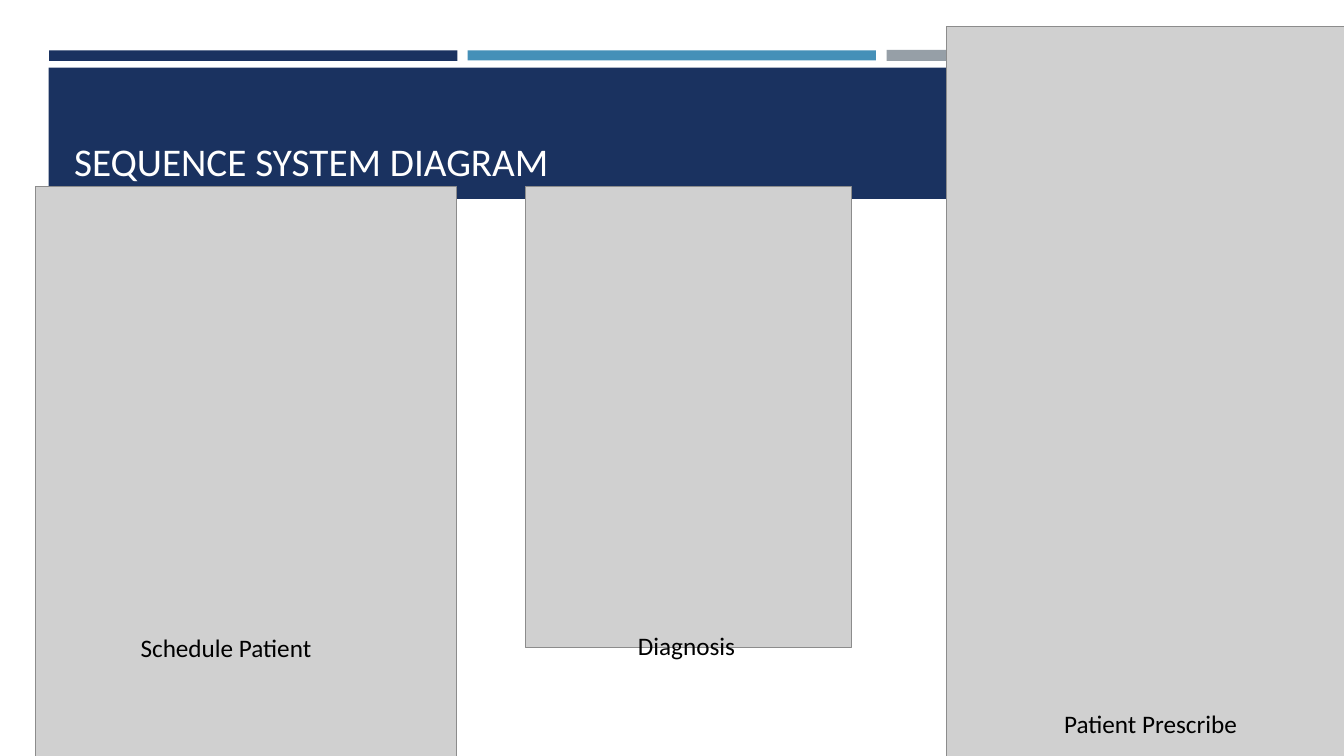
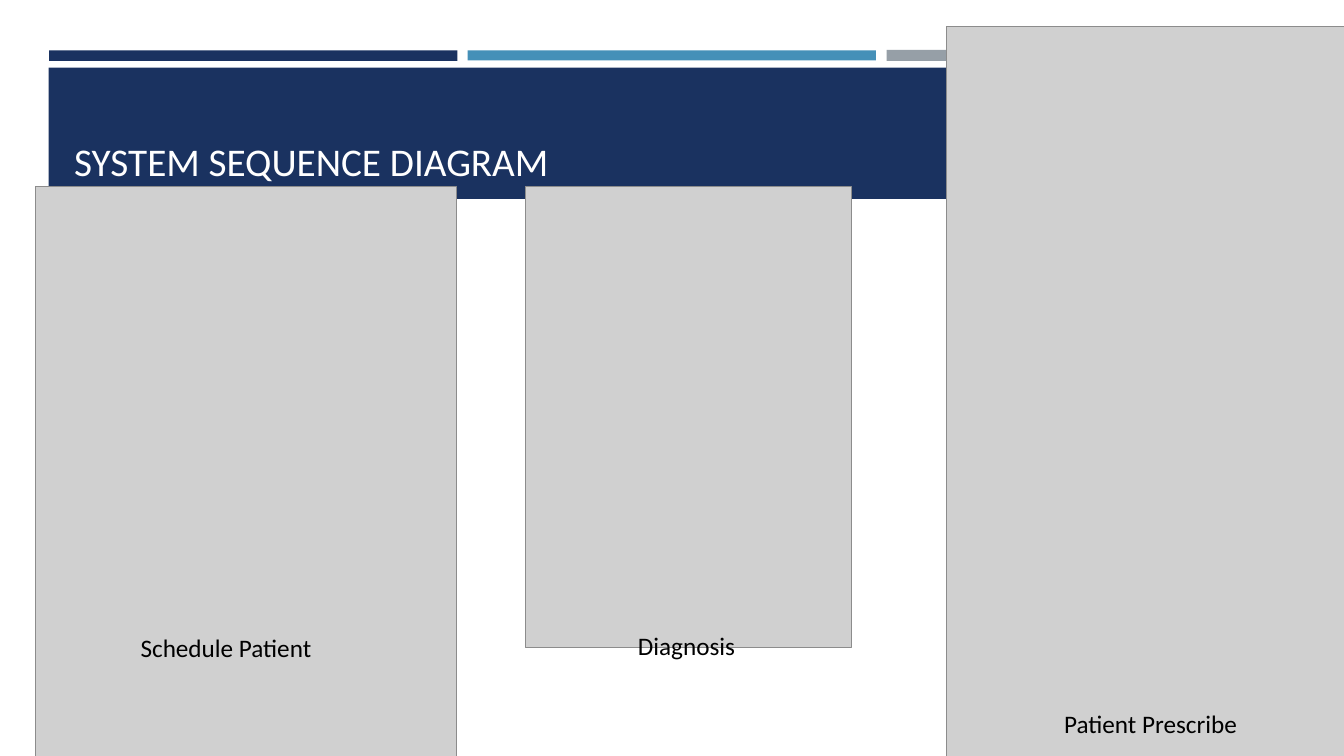
Before and after one commit to shenoisam/Software1, a slide deck: slide 10 of docs/CSHARE.pptx (slide 5 before the commit). Drawn at 1344x756 pixels with LibreOffice and Linux fonts; fonts in the diff are those of the drawing; grey boxes stand for pictures. Boxes give left, top, right and bottom in pixels: in the first picture for what was removed or moved away, otherwise in the second. Text is boxed around its words. In the diff, an @@ line names an element or a change of style, - is before the commit and + after.

Commit message:
Added Glossary, changed some pptx stuff, and created a file

```diff
--- a/docs/CSHARE.pptx
+++ b/docs/CSHARE.pptx
@@ title at bbox=[74, 150, 548, 182]: text changed @@
-SEQUENCE SYSTEM DIAGRAM
+SYSTEM SEQUENCE DIAGRAM
```
Also in this commit, not shown: 4 other files.
